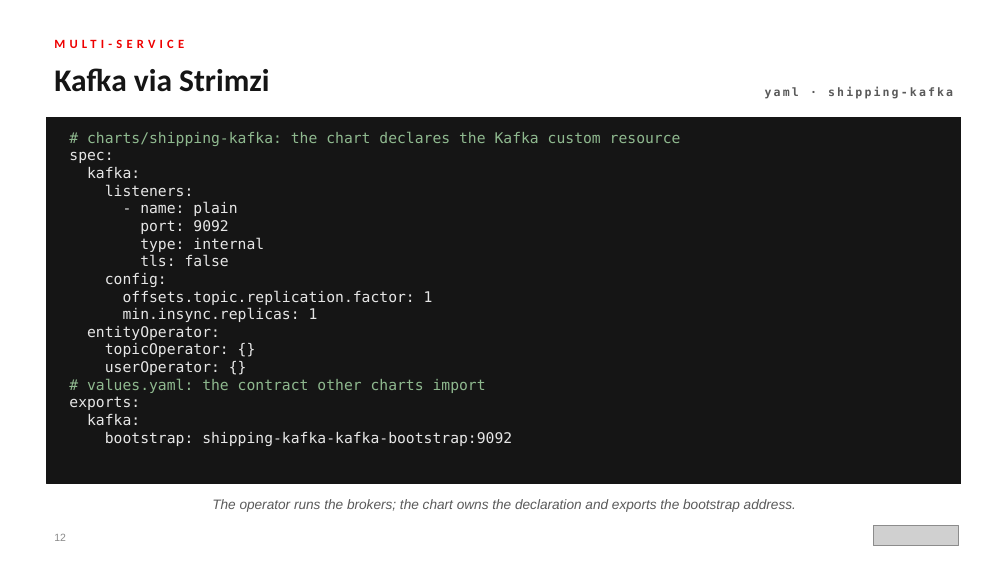
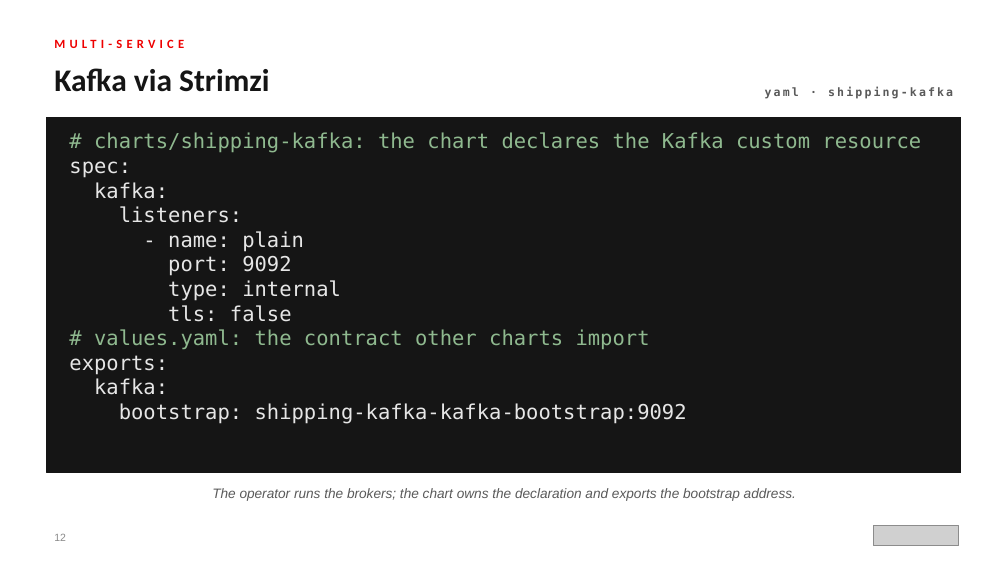
Before and after one commit to patterncatalyst/helm-for-developers, a slide deck: slide 12 of presentation/helm-201/Helm-201-r1.0.pptx. Drawn at 1008x567 pixels with LibreOffice and Linux fonts; fonts in the diff are those of the drawing; grey boxes stand for pictures. Boxes give left, top, right and bottom in pixels: in the first picture for what was removed or moved away, otherwise in the second. Text is boxed around its words. In the diff, an @@ line names an element or a change of style, - is before the commit and + after.

Commit message:
style(r1.0): unify deck helpers, mono flag runs, diagram scale, code auto-fit across 101 and 201

```diff
--- a/presentation/helm-201/Helm-201-r1.0.pptx
+++ b/presentation/helm-201/Helm-201-r1.0.pptx
@@ rectangle resized from (x1=47, y1=117, x2=961, y2=484) to (x1=47, y1=117, x2=961, y2=473) @@
@@ text at (x1=69, y1=132, x2=921, y2=424): text changed; size 14 to 19.5 pt @@
-# charts/shipping-kafka: the chart declares the Kafka custom resource
-spec:
-kafka:
-listeners:
-- name: plain
-port: 9092
-type: internal
-tls: false
-config:
-offsets.topic.replication.factor: 1
-min.insync.replicas: 1
-entityOperator:
-topicOperator: {}
-userOperator: {}
-# values.yaml: the contract other charts import
-exports:
-kafka:
-bootstrap: shipping-kafka-kafka-bootstrap:9092
+# charts/shipping-kafka: the chart declares the Kafka custom resource
+spec:
+kafka:
+listeners:
+- name: plain
+port: 9092
+type: internal
+tls: false
+# values.yaml: the contract other charts import
+exports:
+kafka:
+bootstrap: shipping-kafka-kafka-bootstrap:9092
@@ text "The operator runs the brokers; ..." moved from (x1=212, y1=499, x2=796, y2=512) to (x1=212, y1=488, x2=796, y2=501) @@
```
Also in this commit, not shown: 25 other slides changed, 42 other files.
